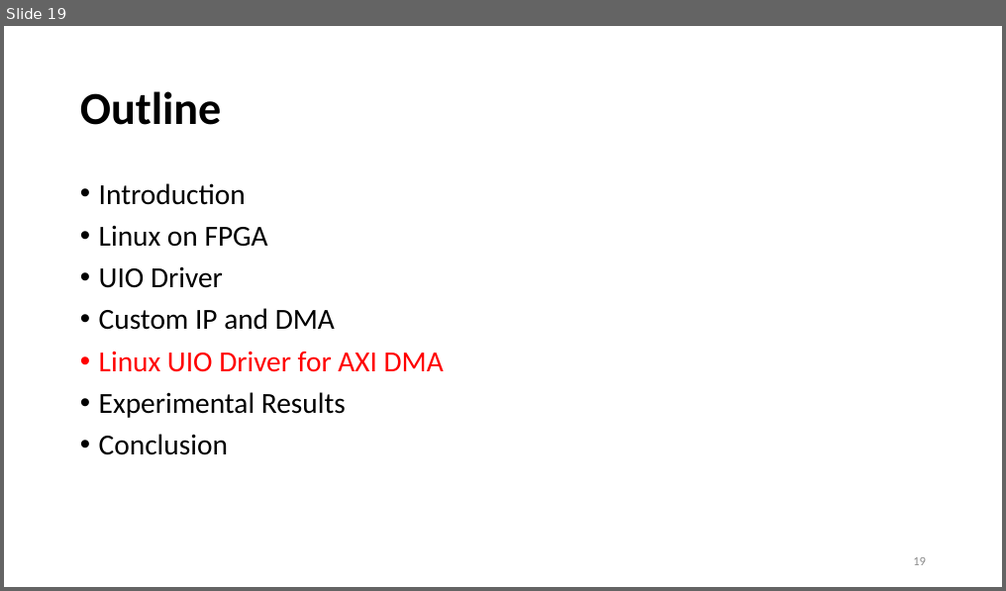
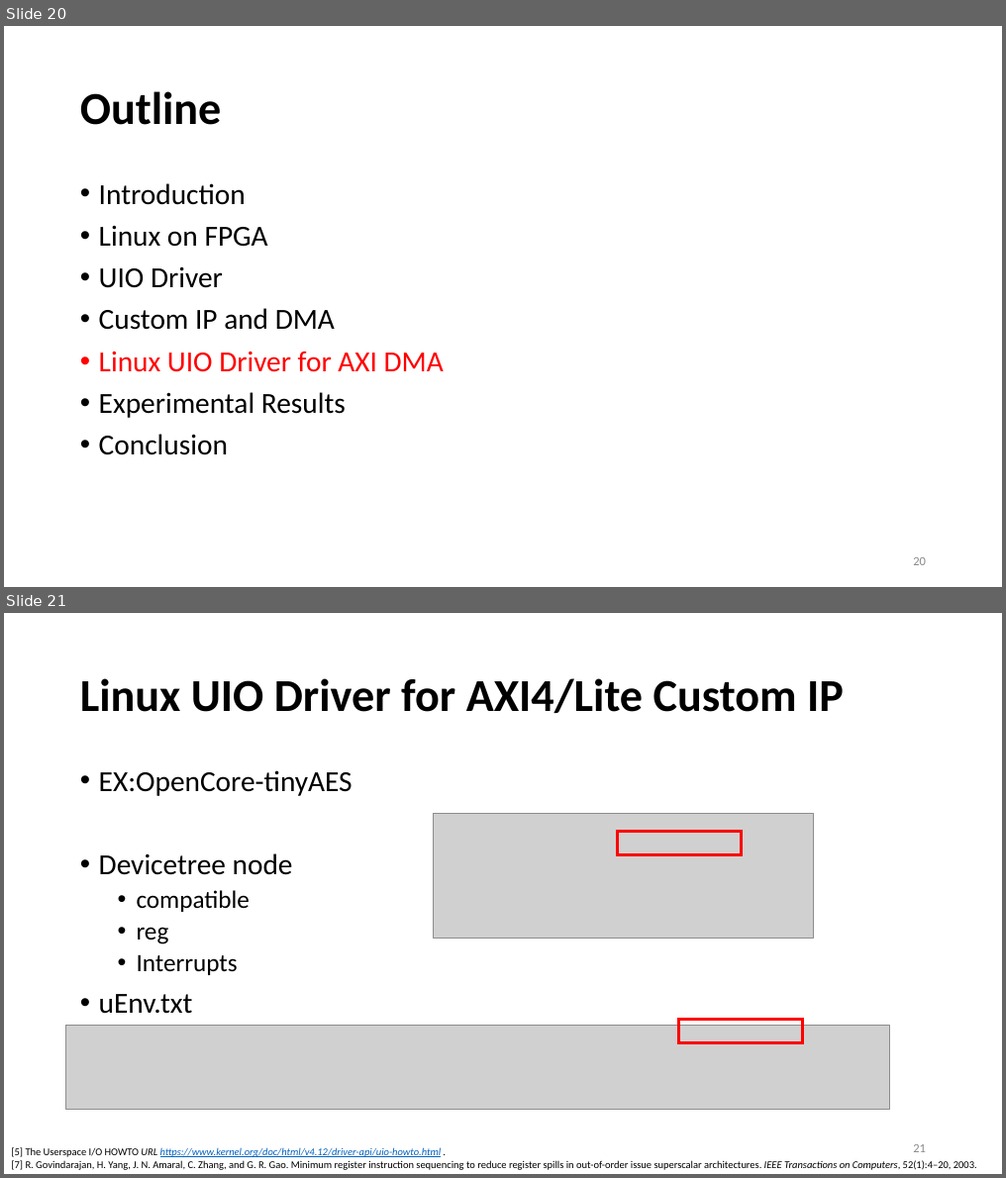
Before and after one commit to yllibliu/presentation, a slide deck: UIO.pptx. Shown one above the other, each under a label of ours: slide 19 before the commit, slides 20 and 21 after it. The pictures are 1006x591 and 1006x1178 pixels, drawn with LibreOffice and Linux fonts; fonts in the diff are those of the drawing; grey boxes stand for pictures. Boxes give left, top, right and bottom in pixels: in the first picture for what was removed or moved away, otherwise in the second. Text is boxed around its words. In the diff, an @@ line names an element or a change of style, - is before the commit and + after.

```diff
--- a/UIO.pptx
+++ b/UIO.pptx
@@ slide 21 added at (4,613,1002,1174), background #FFFFFF @@
@@ title added at (80,678,844,713), 44 pt, text #000000, bold @@
+Linux UIO Driver for AXI4/Lite Custom IP
@@ text added at (99,770,352,1014), 28 pt, text #000000 @@
+• EX:OpenCore-tinyAES
+• Devicetree node
+  • compatible
+  • reg
+  • Interrupts
+• uEnv.txt
@@ picture added at (433,814,813,939) @@
@@ rectangle added at (617,831,741,855), outline #FF0000 3 pt @@
@@ picture added at (66,1026,890,1109) @@
@@ rectangle added at (679,1020,803,1045), outline #FF0000 3 pt @@
@@ page number added at (913,1145,926,1153), 12 pt, text #8C8C8C @@
+21
@@ text added at (11,1148,977,1170), 10 pt, text #000000 @@
+[5] The Userspace I/O HOWTO URL https://www.kernel.org/doc/html/v4.12/driver-api/uio-howto.html .
+[7] R. Govindarajan, H. Yang, J. N. Amaral, C. Zhang, and G. R. Gao. Minimum register instruction sequencing to reduce register spills in out-of-order issue superscalar architectures. IEEE Transactions on Computers, 52(1):4–20, 2003.
@@ what was slide 19 is now slide 20 @@
@@ page number at (913,558,926,566): text changed @@
-19
+20
```
Also in this commit, not shown: 7 slides changed, 20 other slides added, 15 slides removed, 13 other files.
